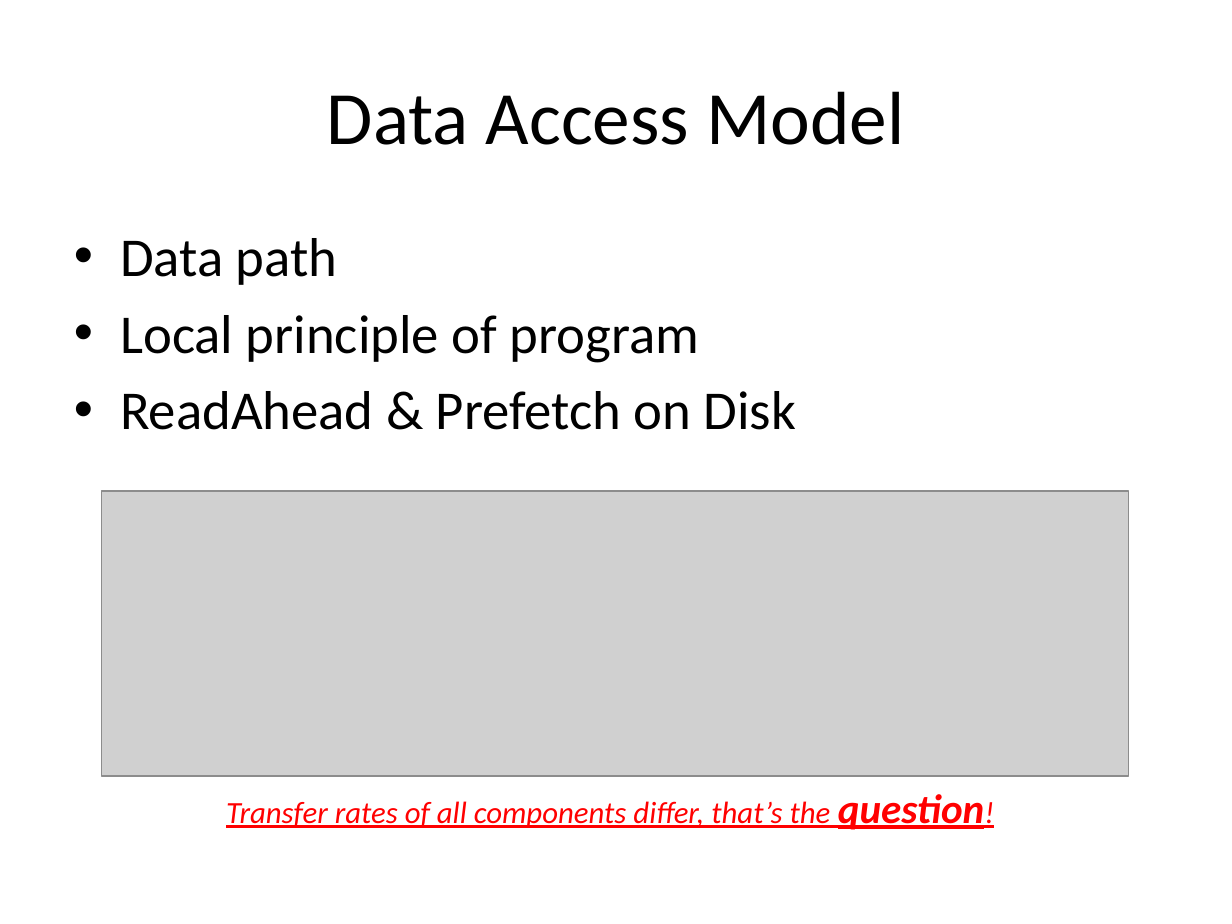
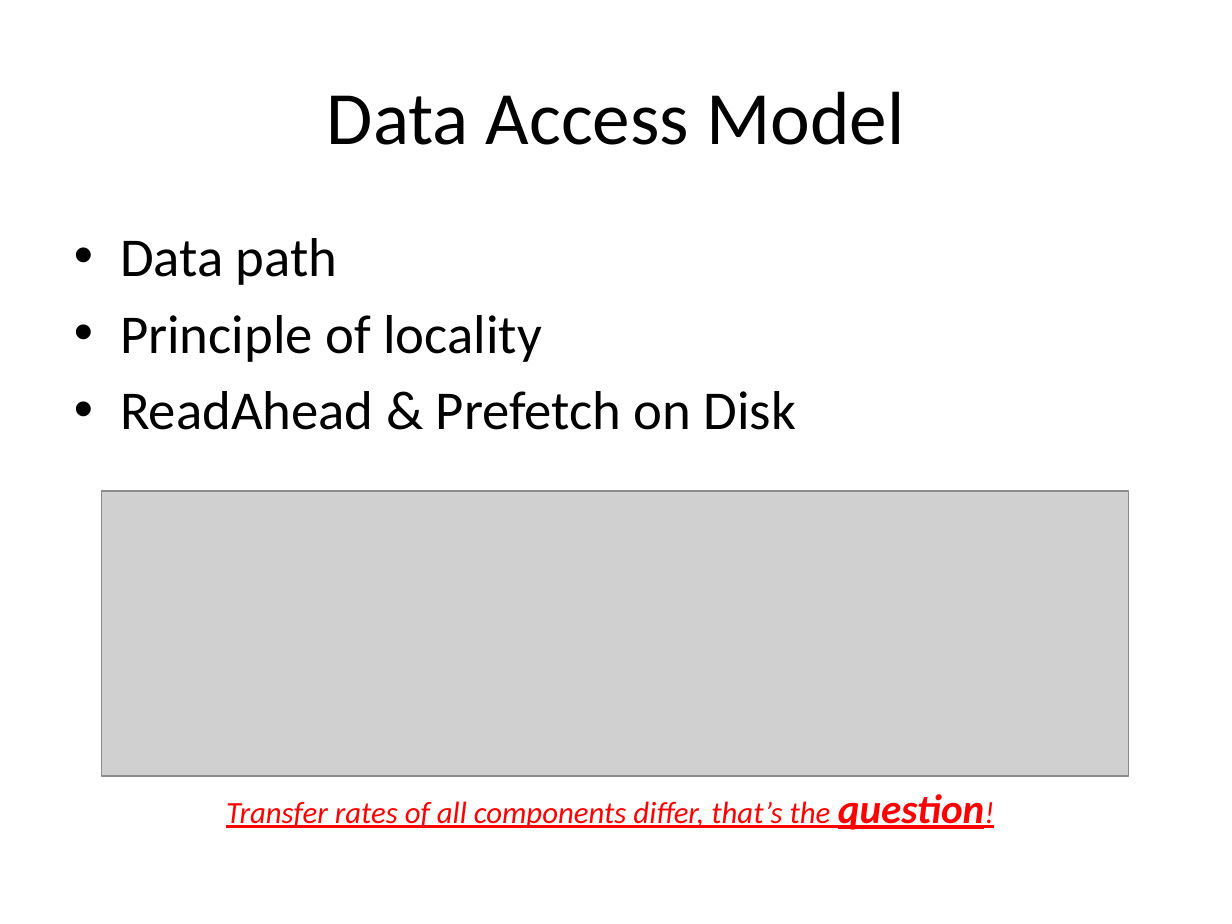
Before and after one commit to guhanjie/Knowledge-sharing, a slide deck: slide 4 of 数据存取模型.pptx (slide 3 before the commit). Drawn at 1232x924 pixels with LibreOffice and Linux fonts; fonts in the diff are those of the drawing; grey boxes stand for pictures. Boxes give left, top, right and bottom in pixels: in the first picture for what was removed or moved away, otherwise in the second. Text is boxed around its words. In the diff, an @@ line names an element or a change of style, - is before the commit and + after.

Commit message:
update for data model on memory & disk

```diff
--- a/数据存取模型.pptx
+++ b/数据存取模型.pptx
@@ text at (120, 315, 542, 362): text changed @@
-• Local principle of program
+• Principle of locality
```
Also in this commit, not shown: 7 other slides changed, 5 slides added.
